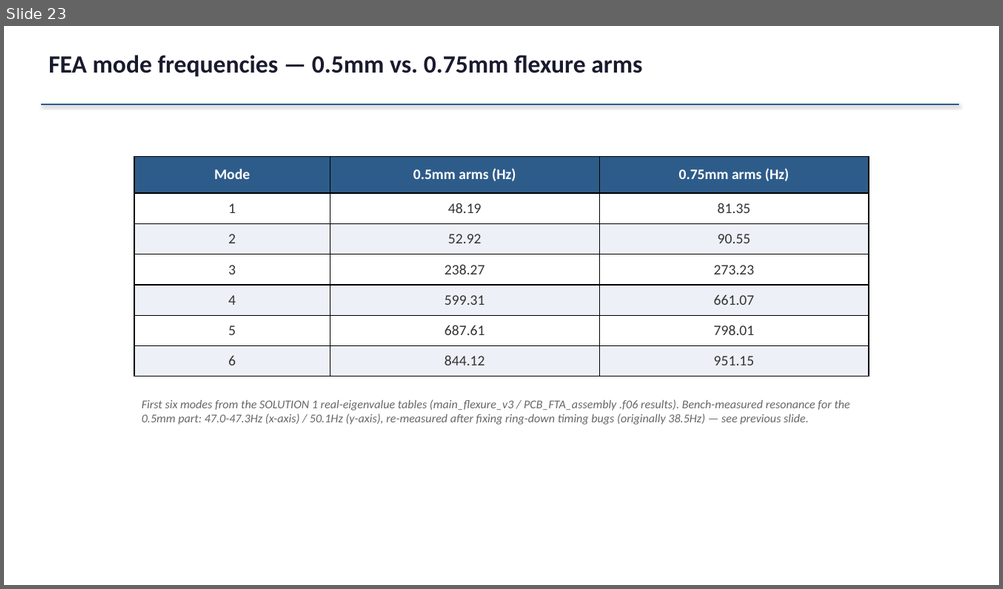
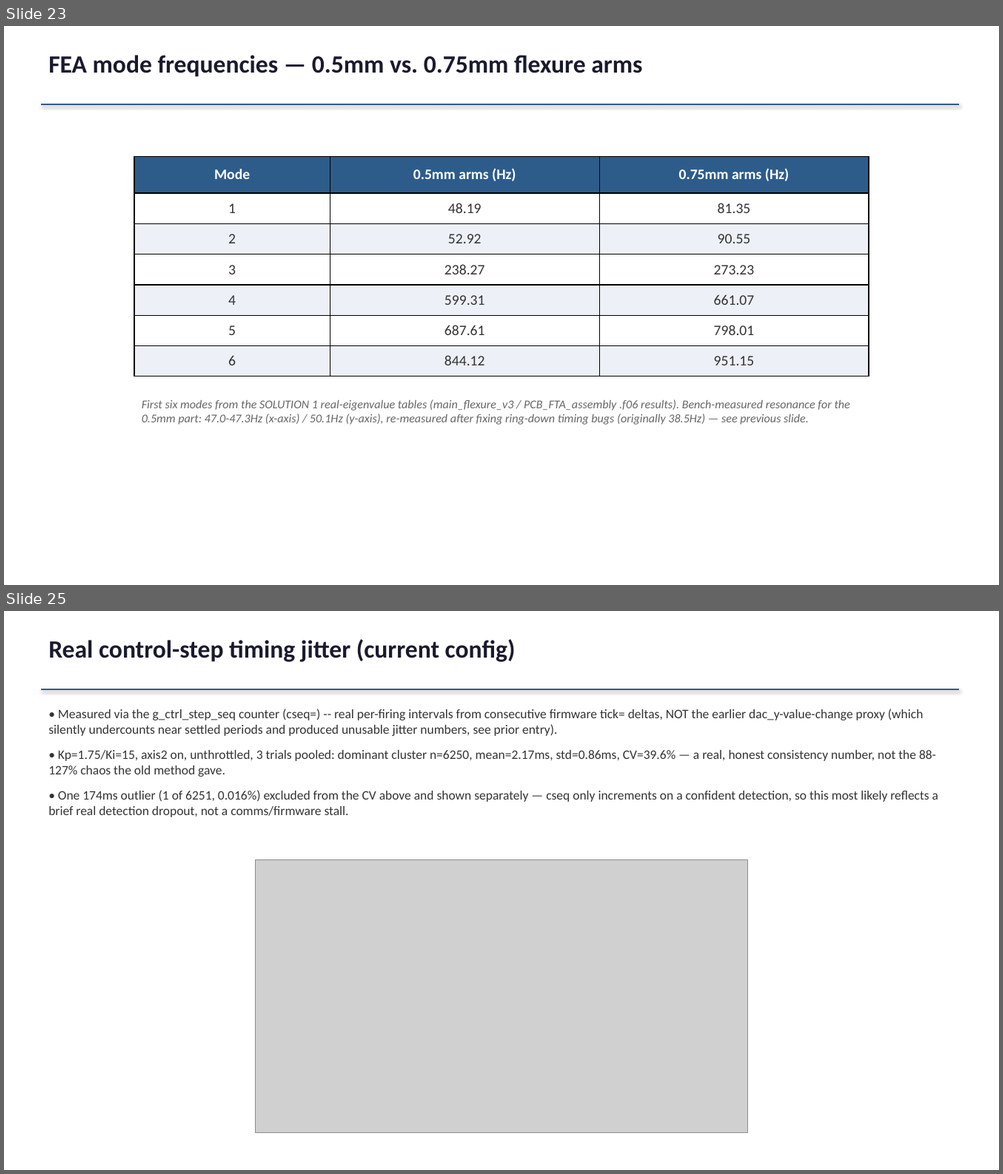
Before and after one commit to ucsbdeepspace/rpi_camera_system, a slide deck: docs/session_results_2026-08-18_pid_tuning.pptx. Shown one above the other, each under a label of ours: slide 23 before the commit, slides 23 and 25 after it; the slides between them are not shown. The pictures are 1003x589 and 1003x1174 pixels, drawn with LibreOffice and Linux fonts; fonts in the diff are those of the drawing; grey boxes stand for pictures. Boxes give left, top, right and bottom in pixels: in the first picture for what was removed or moved away, otherwise in the second. Text is boxed around its words. In the diff, an @@ line names an element or a change of style, - is before the commit and + after.

```diff
--- a/docs/session_results_2026-08-18_pid_tuning.pptx
+++ b/docs/session_results_2026-08-18_pid_tuning.pptx
@@ slide 25 added at <box>4,611,999,1170</box>, background #FFFFFF @@
@@ text added at <box>48,639,515,662</box>, 24 pt, text #1A1A2E, bold @@
+Real control-step timing jitter (current config)
@@ line added from (41, 689) to (959, 689), #2E5C8A 1.5 pt @@
@@ text added at <box>48,709,938,817</box>, 12.5 pt, text #333333 @@
+• Measured via the g_ctrl_step_seq counter (cseq=) -- real per-firing intervals from consecutive firmware tick= deltas, NOT the earlier dac_y-value-change proxy (which silently undercounts near settled periods and produced unusable jitter numbers, see prior entry).
+• Kp=1.75/Ki=15, axis2 on, unthrottled, 3 trials pooled: dominant cluster n=6250, mean=2.17ms, std=0.86ms, CV=39.6% — a real, honest consistency number, not the 88-127% chaos the old method gave.
+• One 174ms outlier (1 of 6251, 0.016%) excluded from the CV above and shown separately — cseq only increments on a confident detection, so this most likely reflects a brief real detection dropout, not a comms/firmware stall.
@@ picture added at <box>256,860,747,1133</box> @@
```
Also in this commit, not shown: 1 other slide added.
